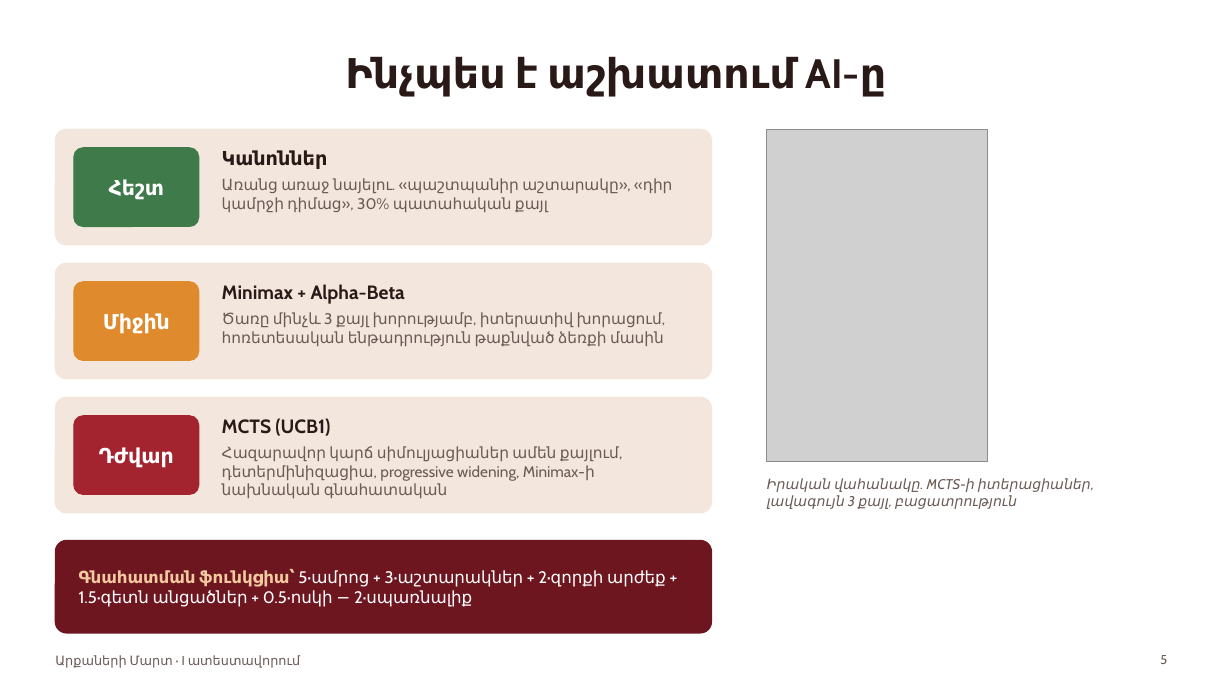
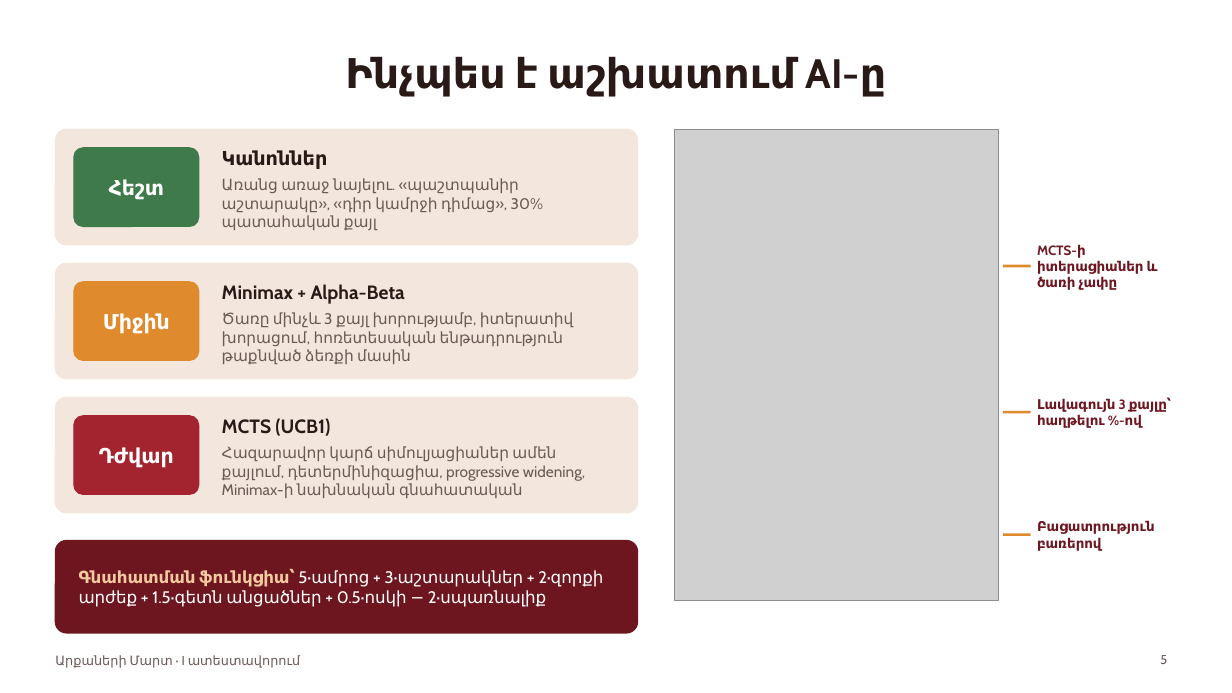
Before and after one commit to arshakhovhannisyannn-coder/kings_fight, a slide deck: slide 5 of docs/presentation/Arqaneri_Mart_I_atestavorum.pptx. Drawn at 1232x693 pixels with LibreOffice and Linux fonts; fonts in the diff are those of the drawing; grey boxes stand for pictures. Boxes give left, top, right and bottom in pixels: in the first picture for what was removed or moved away, otherwise in the second. Text is boxed around its words. In the diff, an @@ line names an element or a change of style, - is before the commit and + after.

```diff
--- a/docs/presentation/Arqaneri_Mart_I_atestavorum.pptx
+++ b/docs/presentation/Arqaneri_Mart_I_atestavorum.pptx
@@ rounded rectangle resized from (x1=55, y1=129, x2=712, y2=245) to (x1=55, y1=129, x2=638, y2=245) @@
@@ picture resized from (x1=767, y1=129, x2=988, y2=462) to (x1=675, y1=129, x2=998, y2=601) @@
@@ text "Առանց առաջ նայելու. «պաշտպանիր աշտարակը», ..." rewrapped from (x1=222, y1=178, x2=673, y2=212) to (x1=222, y1=178, x2=543, y2=230) @@
@@ rounded rectangle resized from (x1=55, y1=263, x2=712, y2=379) to (x1=55, y1=263, x2=638, y2=379) @@
@@ line added from (1003, 266) to (1031, 266), #E08A2E 2 pt @@
@@ text added at (x1=1037, y1=244, x2=1158, y2=290), 10.5 pt, text #6E1620, bold @@
+MCTS-ի իտերացիաներ և ծառի չափը
@@ text "Ծառը մինչև 3 քայլ խորությամբ, ..." rewrapped from (x1=222, y1=312, x2=664, y2=346) to (x1=222, y1=312, x2=573, y2=364) @@
@@ rounded rectangle resized from (x1=55, y1=397, x2=712, y2=513) to (x1=55, y1=397, x2=638, y2=513) @@
@@ line added from (1003, 412) to (1031, 412), #E08A2E 2 pt @@
@@ text added at (x1=1037, y1=398, x2=1171, y2=428), 10.5 pt, text #6E1620, bold @@
+Լավագույն 3 քայլը՝ հաղթելու %-ով
@@ text "Հազարավոր կարճ սիմուլյացիաներ ամեն քայլում, ..." rewrapped from (x1=222, y1=446, x2=619, y2=498) to (x1=222, y1=446, x2=585, y2=498) @@
@@ text removed at (x1=767, y1=478, x2=1091, y2=509) @@
-Իրական վահանակը. MCTS-ի իտերացիաներ, լավագույն 3 քայլ, բացատրություն
@@ line added from (1003, 535) to (1031, 535), #E08A2E 2 pt @@
@@ text added at (x1=1037, y1=520, x2=1155, y2=551), 10.5 pt, text #6E1620, bold @@
+Բացատրություն բառերով
@@ rounded rectangle resized from (x1=55, y1=541, x2=712, y2=633) to (x1=55, y1=541, x2=638, y2=633) @@
@@ text "Գնահատման ֆունկցիա՝ 5·ամրոց + 3·աշտարակներ ..." rewrapped from (x1=79, y1=569, x2=666, y2=607) to (x1=79, y1=569, x2=604, y2=607) @@
```
Also in this commit, not shown: 5 other slides changed, 9 other files.
